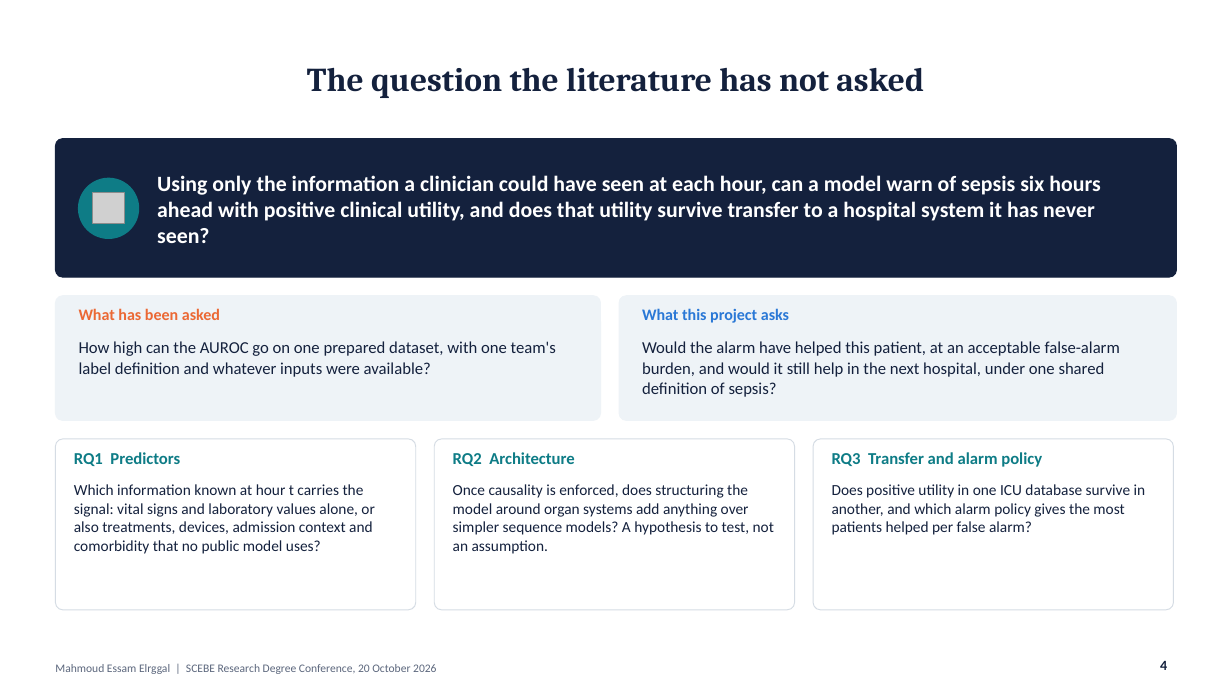
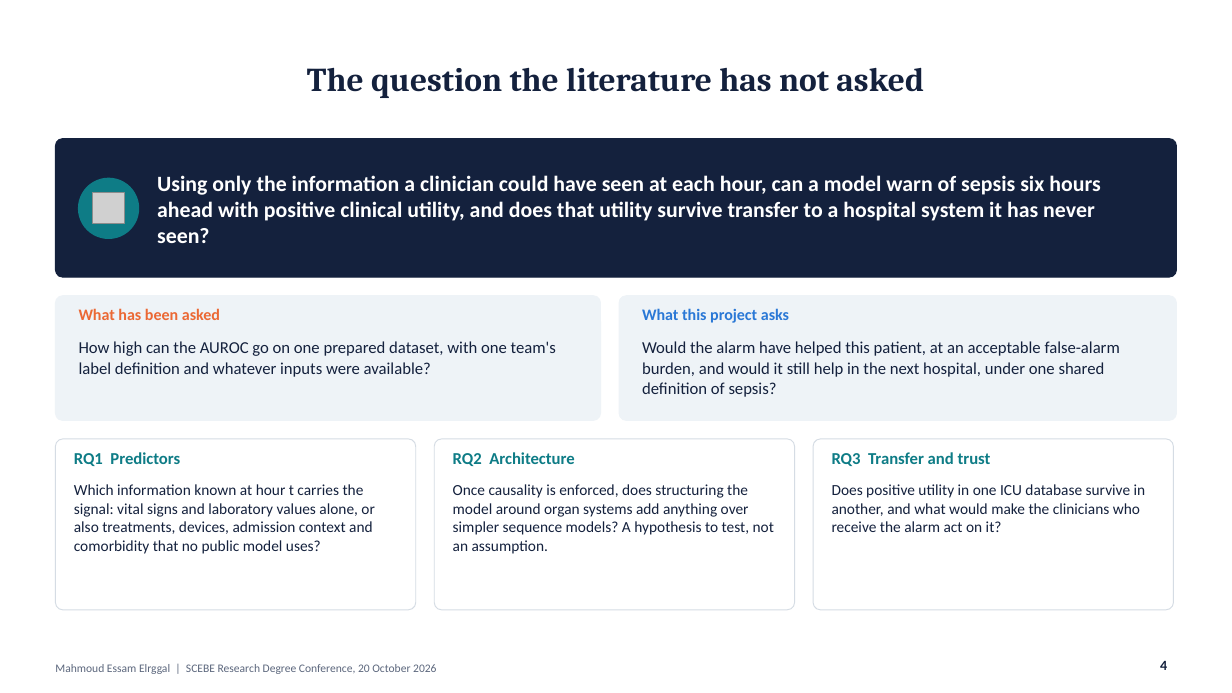
Before and after one commit to mahmoudddj/datasciencecoursera1, a slide deck: slide 4 of dev/presentation/Elrggal_Mahmoud_SCEBE2026.pptx. Drawn at 1232x693 pixels with LibreOffice and Linux fonts; fonts in the diff are those of the drawing; grey boxes stand for pictures. Boxes give left, top, right and bottom in pixels: in the first picture for what was removed or moved away, otherwise in the second. Text is boxed around its words. In the diff, an @@ line names an element or a change of style, - is before the commit and + after.

```diff
--- a/dev/presentation/Elrggal_Mahmoud_SCEBE2026.pptx
+++ b/dev/presentation/Elrggal_Mahmoud_SCEBE2026.pptx
@@ text at [832, 452, 991, 466]: text changed @@
-RQ3 Transfer and alarm policy
+RQ3 Transfer and trust
@@ text at [832, 484, 1146, 532]: text changed @@
-Does positive utility in one ICU database survive in another, and which alarm policy gives the most patients helped per false alarm?
+Does positive utility in one ICU database survive in another, and what would make the clinicians who receive the alarm act on it?
```
Also in this commit, not shown: 10 other slides changed, 3 slides added, 2 other files.
